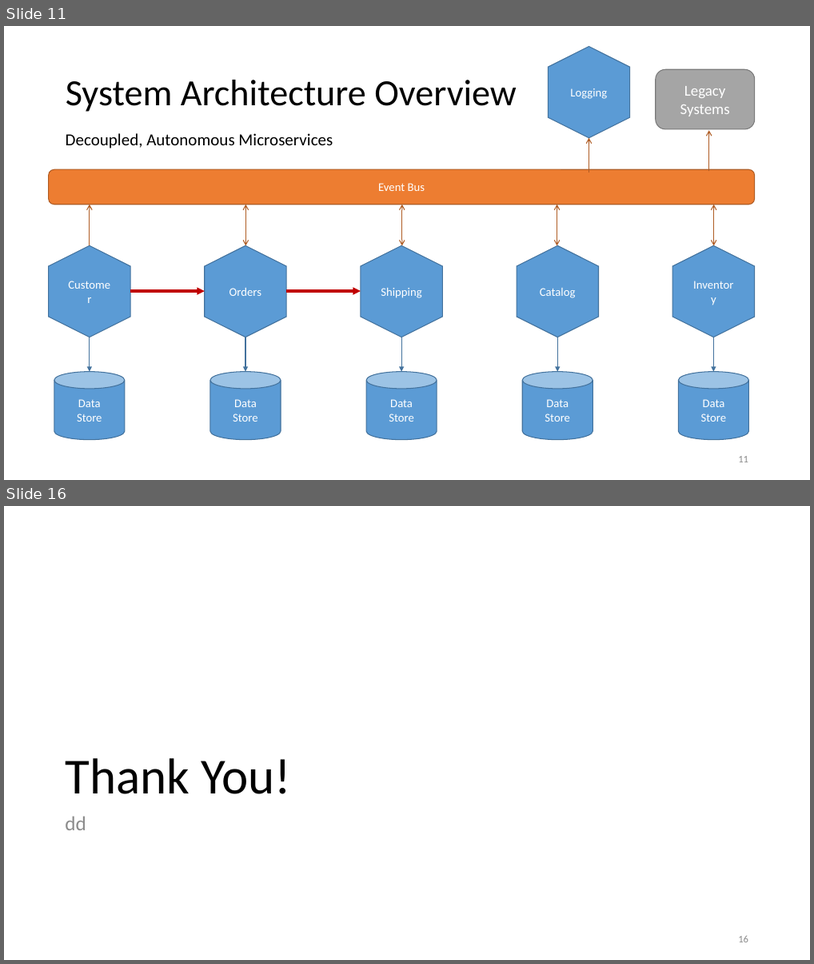
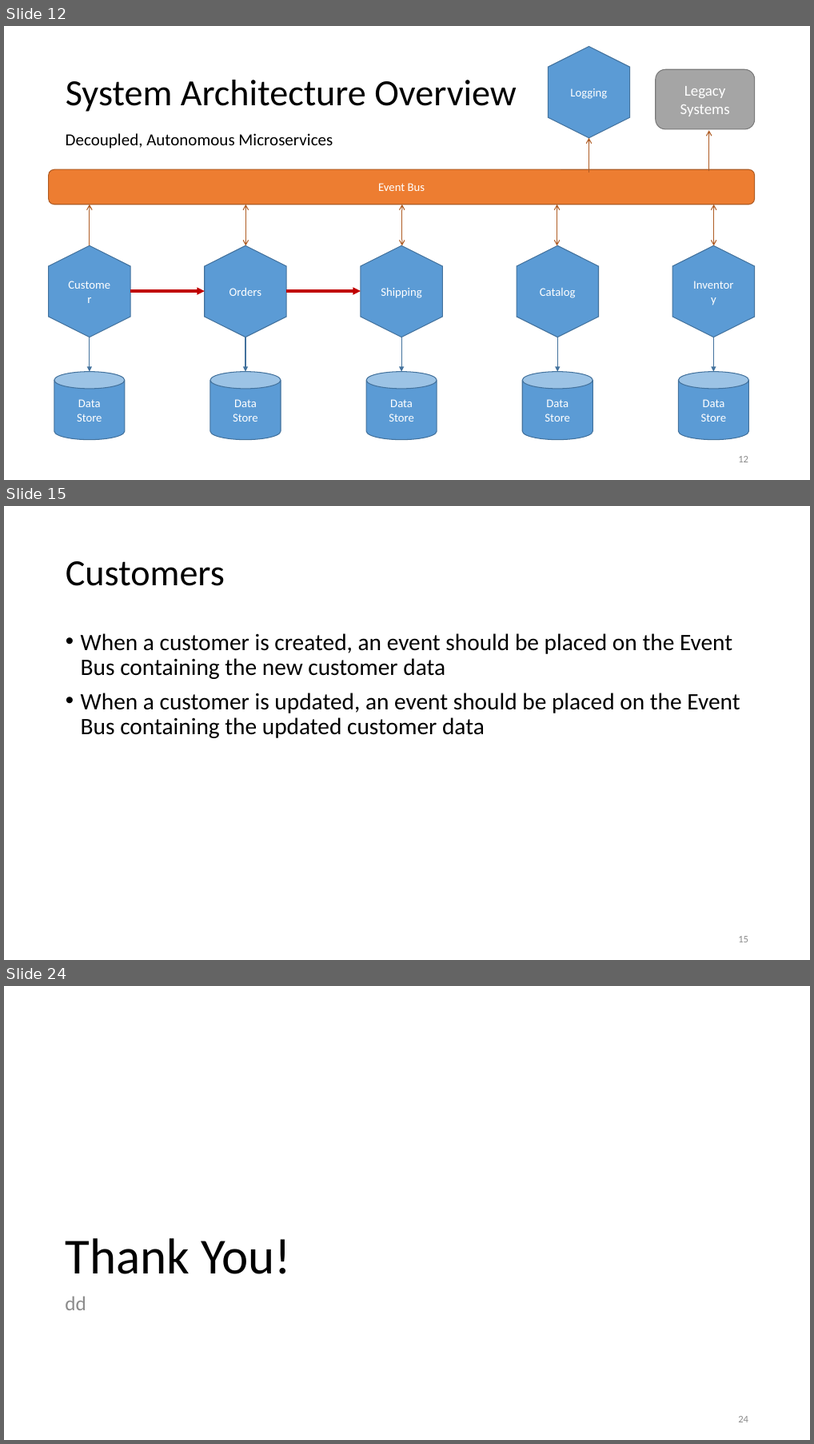
Before and after one commit to jpenniman/java-ms-training, a slide deck: slide-decks/microservices-RI.pptx. Shown one above the other, each under a label of ours: slides 11 and 16 before the commit, slides 12, 15 and 24 after it; the slides between them are not shown. The pictures are 814x964 and 814x1444 pixels, drawn with LibreOffice and Linux fonts; fonts in the diff are those of the drawing; background and template pictures are left out. Boxes give left, top, right and bottom in pixels: in the first picture for what was removed or moved away, otherwise in the second. Text is boxed around its words. In the diff, an @@ line names an element or a change of style, - is before the commit and + after.

```diff
--- a/slide-decks/microservices-RI.pptx
+++ b/slide-decks/microservices-RI.pptx
@@ slide 15 added at (4,506,810,960), background #FFFFFF @@
@@ title added at (66,561,225,586), 44 pt, text #000000 @@
+Customers
@@ text added at (81,633,740,738), 28 pt, text #000000 @@
+• When a customer is created, an event should be placed on the Event Bus containing the new customer data
+• When a customer is updated, an event should be placed on the Event Bus containing the updated customer data
@@ page number added at (738,936,749,942), 12 pt, text #8C8C8C @@
+15
@@ what was slide 11 is now slide 12 @@
@@ what was slide 16 is now slide 24 @@
@@ page number at (738,1416,749,1422): text changed @@
-16
+24
```
Also in this commit, not shown: 8 slides changed, 7 other slides added.
